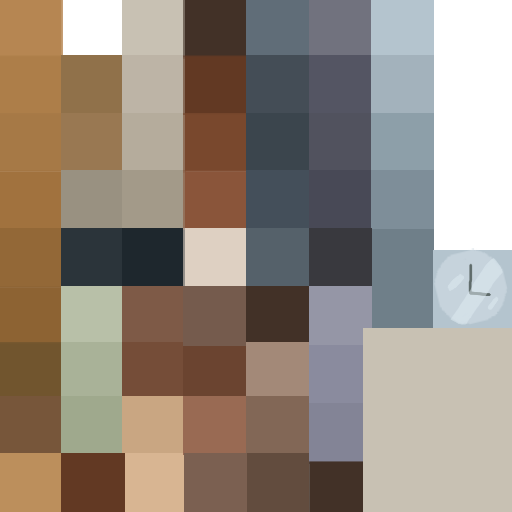
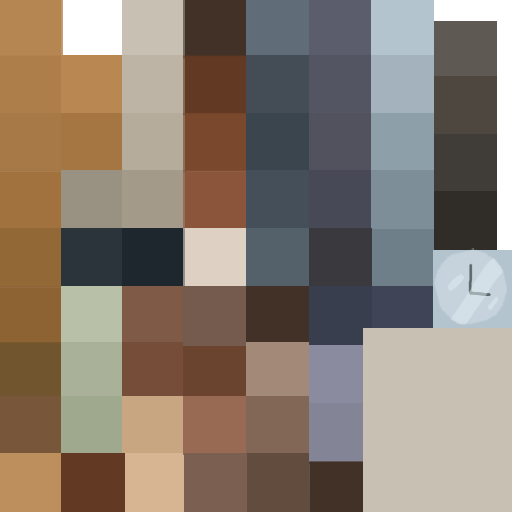
Layers edited between the first and the second 512 × 512 image:
painted on "Layer 1 copy 62" over [309, 286, 372, 345]
painted on "Layer 1 copy 75" over [372, 286, 433, 328]
added layer "Layer 1 copy 79" above "Layer 1 copy 78" over [434, 191, 497, 250]
added layer "Layer 1 copy 78" above "Layer 1 copy 77" over [434, 134, 497, 194]
added layer "Layer 1 copy 77" above "Layer 1 copy 76" over [434, 76, 497, 136]
added layer "Layer 1 copy 76" above "Layer 1 copy 73" over [434, 21, 497, 80]
painted on "Layer 1 copy 69" over [309, 0, 371, 55]
painted on "Layer 1 copy 18" over [61, 113, 122, 170]
painted on "Layer 1 copy 17" over [61, 55, 122, 115]